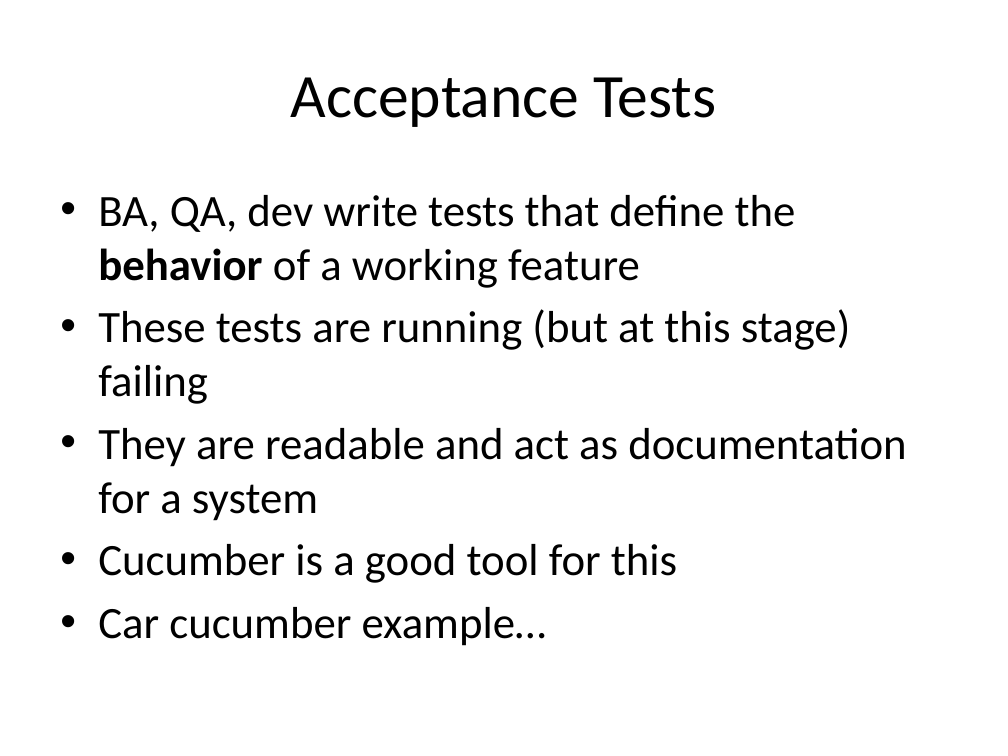
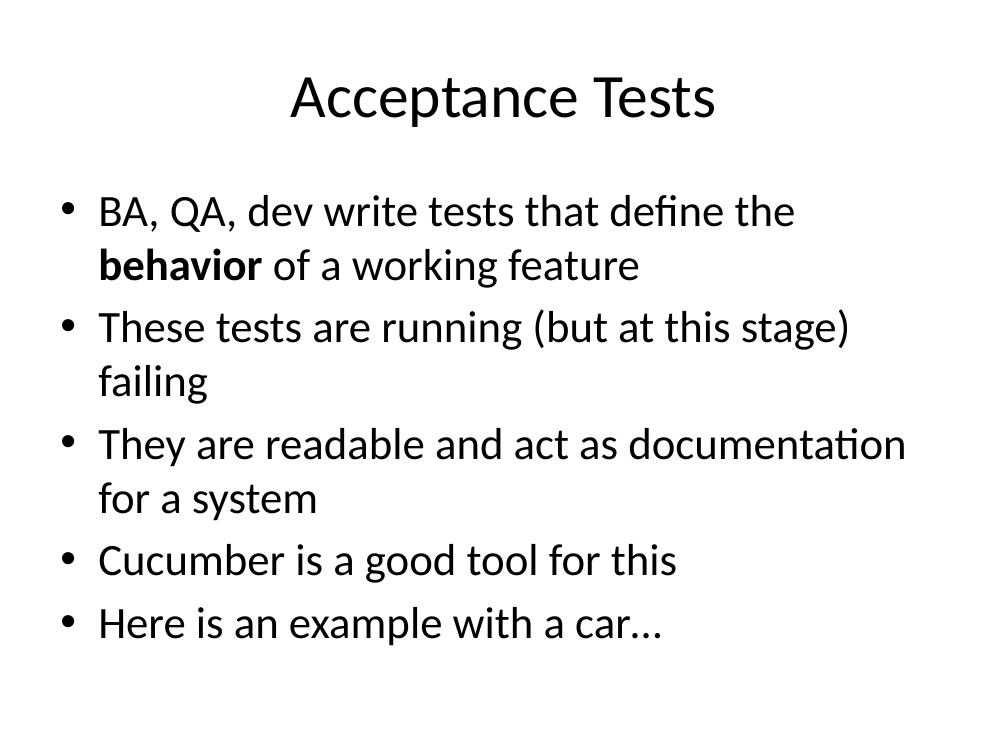
Before and after one commit to moowahaha/BDD-Presentation-and-Demo, a slide deck: slide 8 of BDD.pptx. Drawn at 1008x756 pixels with LibreOffice and Linux fonts; fonts in the diff are those of the drawing. Boxes give left, top, right and bottom in pixels: in the first picture for what was removed or moved away, otherwise in the second. Text is boxed around its words. In the diff, an @@ line names an element or a change of style, - is before the commit and + after.

```diff
--- a/BDD.pptx
+++ b/BDD.pptx
@@ text at box(98, 607, 662, 646): text changed @@
-• Car cucumber example…
+• Here is an example with a car…
```
Also in this commit, not shown: 2 other slides changed, 1 slide added.
